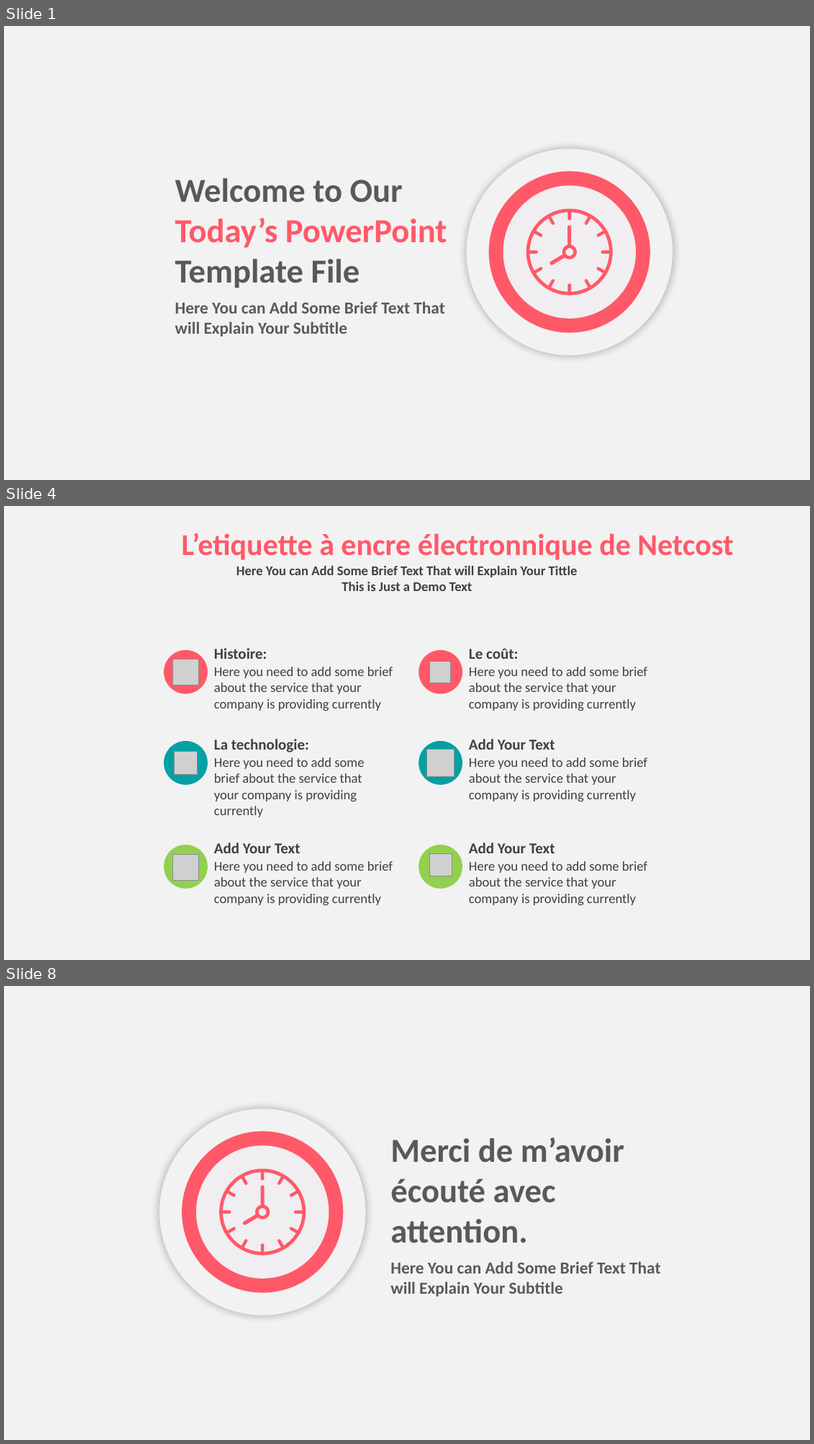
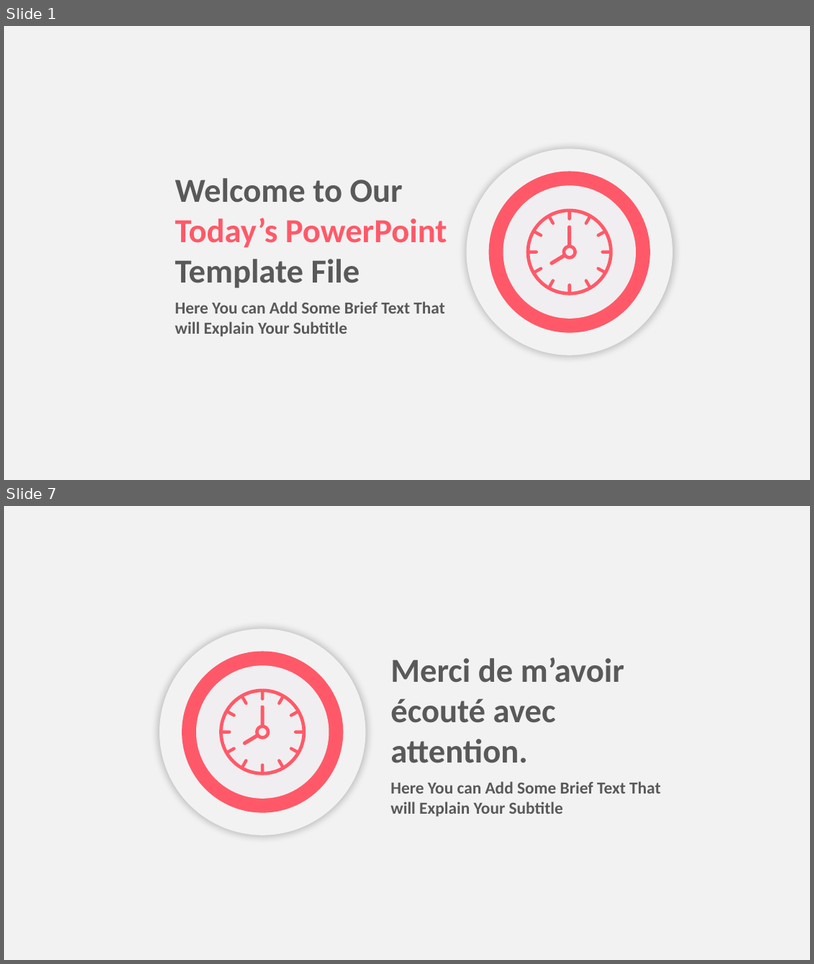
Before and after one commit to Jeremy-Sabadie/pmn-tools, a slide deck: pvt/pvt.pptx. Shown one above the other, each under a label of ours: slides 1, 4 and 8 before the commit, slides 1 and 7 after it; the slides between them are not shown. The pictures are 814x1444 and 814x964 pixels, drawn with LibreOffice and Linux fonts; fonts in the diff are those of the drawing; grey boxes stand for pictures. Boxes give left, top, right and bottom in pixels: in the first picture for what was removed or moved away, otherwise in the second. Text is boxed around its words. In the diff, an @@ line names an element or a change of style, - is before the commit and + after.

```diff
--- a/pvt/pvt.pptx
+++ b/pvt/pvt.pptx
@@ slide 4 removed at <box>4,506,810,960</box>, background #F2F2F2 @@
@@ text removed at <box>182,533,733,560</box> @@
-L’etiquette à encre électronnique de Netcost
@@ text removed at <box>237,566,578,591</box> @@
-Here You can Add Some Brief Text That will Explain Your Tittle This is Just a Demo Text
@@ group removed at <box>164,648,393,710</box>: 2 texts, 1 ellipse, 1 picture @@
-Histoire:
-Here you need to add some brief about the service that your company is providing currently
@@ group removed at <box>419,648,648,710</box>: 2 texts, 1 ellipse, 1 picture @@
-Le coût:
-Here you need to add some brief about the service that your company is providing currently
@@ group removed at <box>164,739,364,817</box>: 2 texts, 1 ellipse, 1 picture @@
-La technologie:
-Here you need to add some brief about the service that your company is providing currently
@@ group removed at <box>419,739,648,801</box>: 2 texts, 1 ellipse, 1 picture @@
-Add Your Text
-Here you need to add some brief about the service that your company is providing currently
@@ group removed at <box>164,842,393,905</box>: 2 texts, 1 ellipse, 1 picture @@
-Add Your Text
-Here you need to add some brief about the service that your company is providing currently
@@ group removed at <box>419,842,648,905</box>: 2 texts, 1 ellipse, 1 picture @@
-Add Your Text
-Here you need to add some brief about the service that your company is providing currently
@@ what was slide 8 is now slide 7 @@
```
Also in this commit, not shown: 1 slide changed, 4 slides added, 4 other slides removed, 11 other files.
